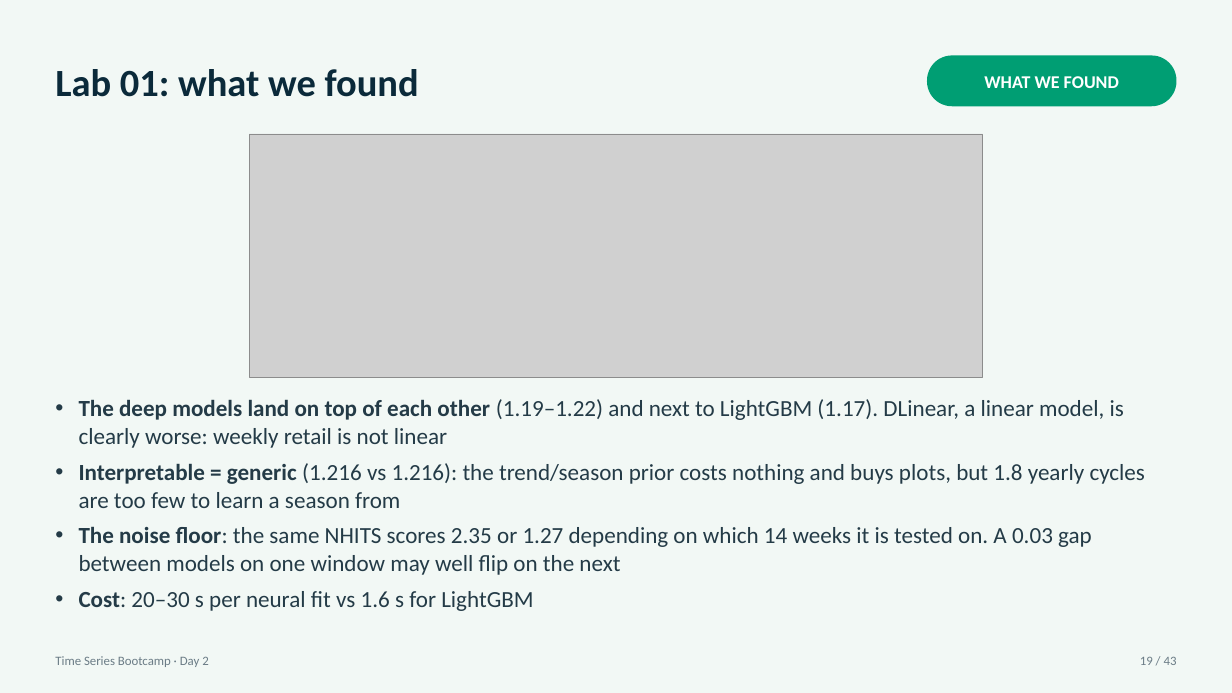
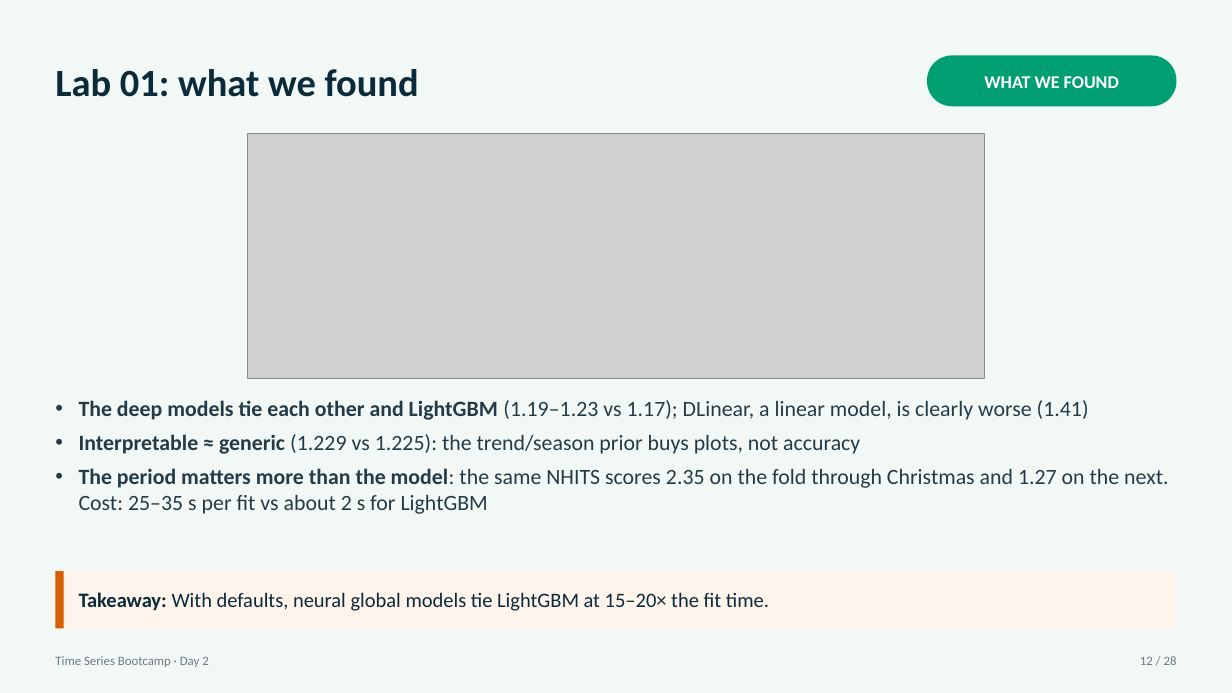
Before and after one commit to tackes/time-series-forecasting-bootcamp, a slide deck: slide 12 of day2_neural/slides/day2_slides.pptx (slide 19 before the commit). Drawn at 1232x693 pixels with LibreOffice and Linux fonts; fonts in the diff are those of the drawing; grey boxes stand for pictures. Boxes give left, top, right and bottom in pixels: in the first picture for what was removed or moved away, otherwise in the second. Text is boxed around its words. In the diff, an @@ line names an element or a change of style, - is before the commit and + after.

```diff
--- a/day2_neural/slides/day2_slides.pptx
+++ b/day2_neural/slides/day2_slides.pptx
@@ text at <box>79,400,1168,514</box>: text changed; size 18 to 17 pt @@
-• The deep models land on top of each other (1.19–1.22) and next to LightGBM (1.17). DLinear, a linear model, is clearly worse: weekly retail is not linear
-• Interpretable = generic (1.216 vs 1.216): the trend/season prior costs nothing and buys plots, but 1.8 yearly cycles are too few to learn a season from
-• The noise floor: the same NHITS scores 2.35 or 1.27 depending on which 14 weeks it is tested on. A 0.03 gap between models on one window may well flip on the next
-• Cost: 20–30 s per neural fit vs 1.6 s for LightGBM
+• The deep models tie each other and LightGBM (1.19–1.23 vs 1.17); DLinear, a linear model, is clearly worse (1.41)
+• Interpretable ≈ generic (1.229 vs 1.225): the trend/season prior buys plots, not accuracy
+• The period matters more than the model: the same NHITS scores 2.35 on the fold through Christmas and 1.27 on the next. Cost: 25–35 s per fit vs about 2 s for LightGBM
@@ rectangle added at <box>55,571,1177,628</box>, fill #FFF4EC @@
@@ rectangle added at <box>55,571,64,628</box>, fill #D55E00 @@
@@ text added at <box>79,592,769,611</box>, 16 pt, text #0B2A3A @@
+Takeaway: With defaults, neural global models tie LightGBM at 15–20× the fit time.
@@ text at <box>1140,656,1177,665</box>: text changed @@
-19 / 43
+12 / 28
```
Also in this commit, not shown: 17 other slides changed, 8 slides added, 23 slides removed, 26 other files.
